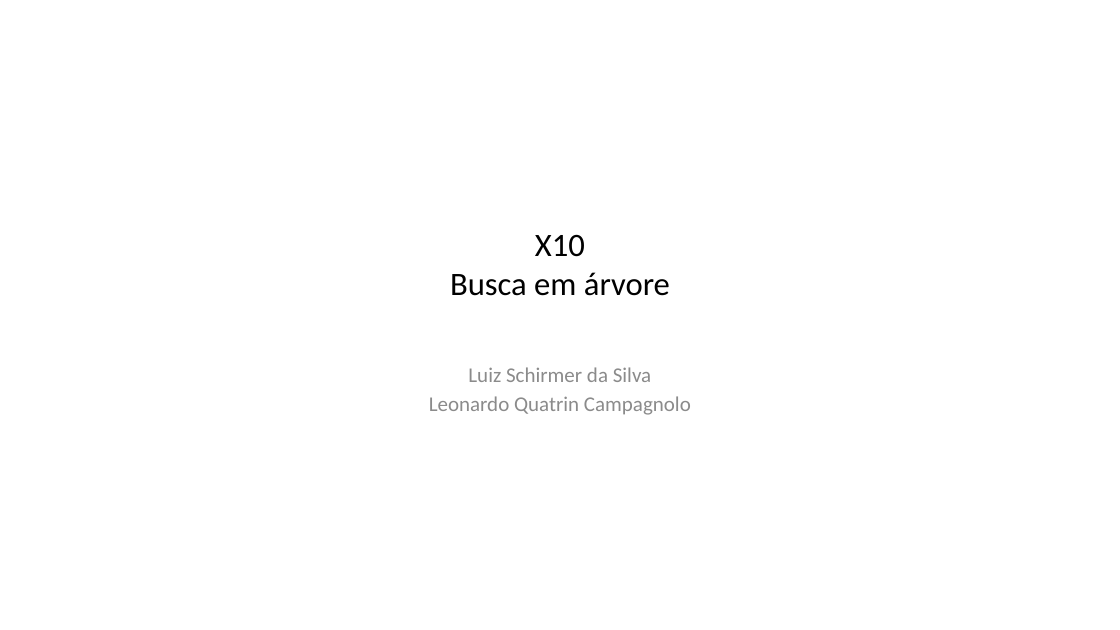
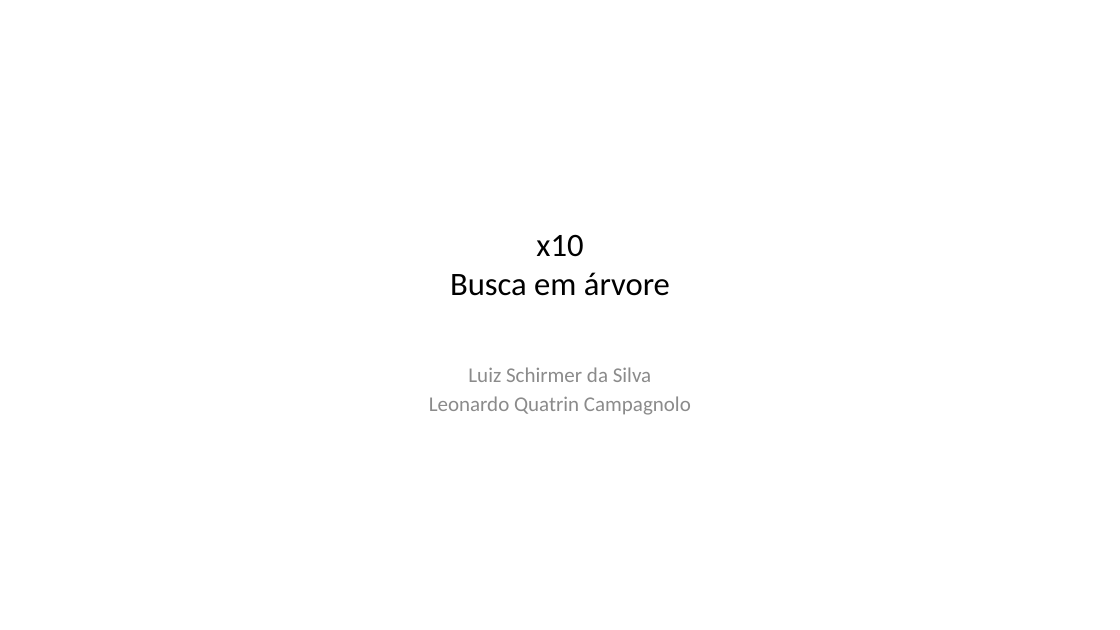
Before and after one commit to lquatrin/inf2591, a slide deck: slide 1 of x10.pptx. Drawn at 1120x630 pixels with LibreOffice and Linux fonts; fonts in the diff are those of the drawing. Boxes give left, top, right and bottom in pixels: in the first picture for what was removed or moved away, otherwise in the second. Text is boxed around its words. In the diff, an @@ line names an element or a change of style, - is before the commit and + after.

```diff
--- a/x10.pptx
+++ b/x10.pptx
@@ title at bbox=[450, 234, 670, 296]: text changed @@
-X10
-Busca em árvore
+x10
+Busca em árvore
```
Also in this commit, not shown: 21 other slides changed, 2 slides added, 1 slide removed, 5 other files.
